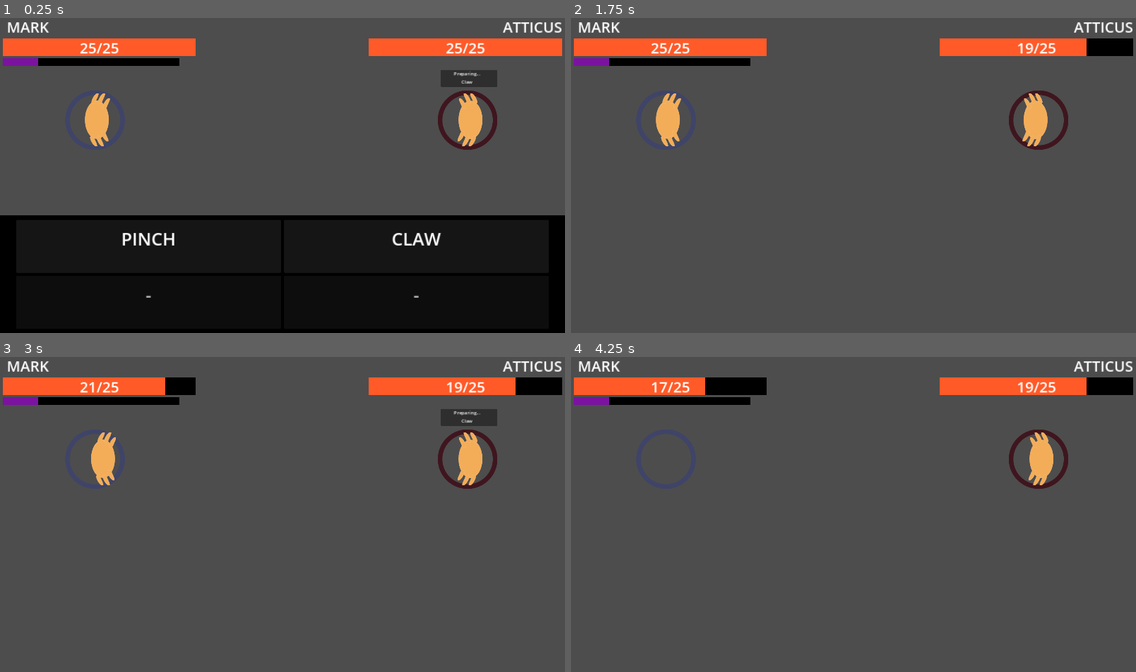
Above: before the commit, frames 1-4 (two rows, left to right).
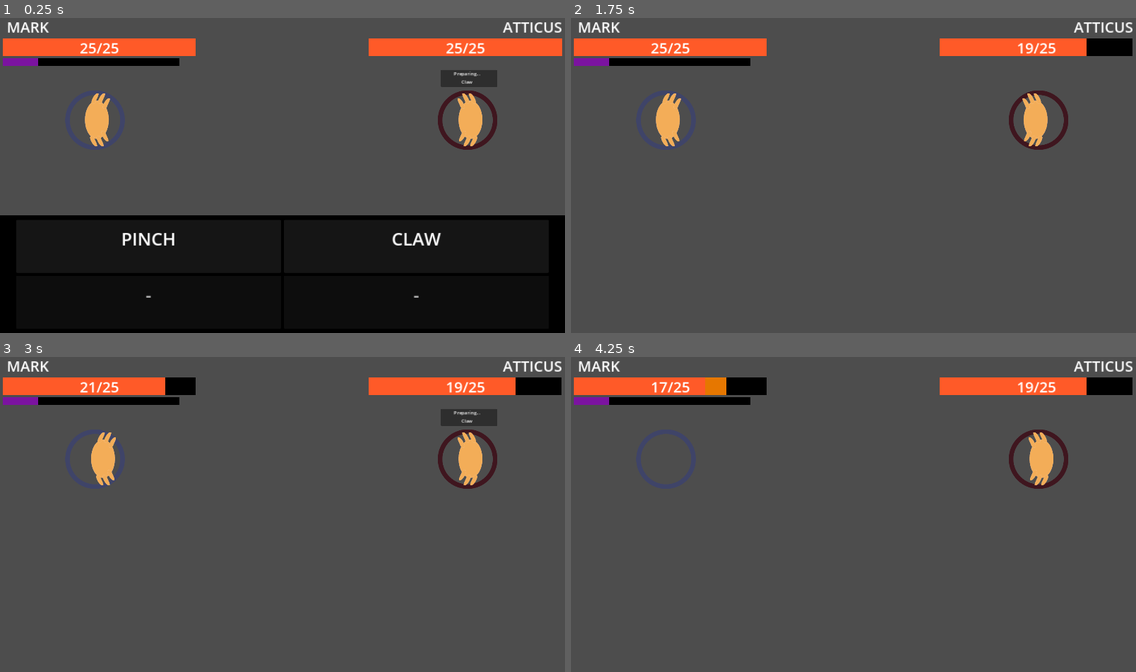
Above: after the commit, the same moments.

Repository: mathew-tran/theanajam24
Game: Godot game, scene res://Levels/Main.tscn
Two runs of this game, one before a commit and one after it. Both use one fixed random seed, a clock stepped at 60 frames per second and the inputs below.
Inputs (mouse positions are in pixels of both pictures, inside the frame that each line leads up to):
- Up to frame 1 (0.25 s): no input
- Up to frame 2 (1.75 s): click (717, 247) at 0.52 s; move the mouse to (977, 159) at 1.27 s; click (977, 159) at 1.35 s
- Up to frame 3 (3 s): move the mouse to (169, 530) at 2.02 s; click (169, 530) at 2.1 s; click (146, 586) at 2.77 s
- Up to frame 4 (4.25 s): move the mouse to (910, 445) at 3.52 s; click (910, 445) at 3.6 s

The runs differ from the first frame. In frame 1, 0.1% of the frame differs, in the area x 81-85%, y 23-41%; in frame 2, 0.1%; in frame 3, 0.1%; in frame 4, 0.3%, in the area x 23-100%, y 6-41%.

Commit message:
animate healthbar

Diff:
--- a/Levels/Main.tscn
+++ b/Levels/Main.tscn
@@ -29,7 +29,6 @@
 
 [node name="Crab" parent="BattleManager/EnemyCircle" instance=ExtResource("1_v801o")]
 position = Vector2(8, -1)
-scale = Vector2(-1, -1)
 Name = "Atticus"
 Moves = Array[Resource("res://Scripts/DataStructures/CrabMove.gd")]([ExtResource("6_4ip8s"), ExtResource("6_4ip8s"), ExtResource("6_4ip8s"), ExtResource("6_4ip8s")])
 
--- a/Prefabs/UI/HealthBar.tscn
+++ b/Prefabs/UI/HealthBar.tscn
@@ -1,12 +1,24 @@
-[gd_scene load_steps=6 format=3 uid="uid://dnmp2ytlrmlbd"]
+[gd_scene load_steps=10 format=3 uid="uid://dnmp2ytlrmlbd"]
 
 [ext_resource type="Script" path="res://Scripts/UI/HealthBarUI.gd" id="1_fagoq"]
 
 [sub_resource type="StyleBoxFlat" id="StyleBoxFlat_5tju7"]
-bg_color = Color(0, 0, 0, 1)
+bg_color = Color(0, 0, 0, 0)
 
 [sub_resource type="StyleBoxFlat" id="StyleBoxFlat_7alqn"]
 bg_color = Color(1, 0.353301, 0.155795, 1)
+
+[sub_resource type="StyleBoxFlat" id="StyleBoxFlat_e5yfb"]
+bg_color = Color(0, 0, 0, 1)
+
+[sub_resource type="StyleBoxFlat" id="StyleBoxFlat_newo8"]
+bg_color = Color(0.6, 0.6, 0.6, 0)
+
+[sub_resource type="StyleBoxFlat" id="StyleBoxFlat_hlvvi"]
+bg_color = Color(0.6, 0.6, 0.6, 0)
+
+[sub_resource type="StyleBoxFlat" id="StyleBoxFlat_rueoc"]
+bg_color = Color(0.900494, 0.466627, 0, 1)
 
 [sub_resource type="StyleBoxFlat" id="StyleBoxFlat_k67vw"]
 bg_color = Color(0, 0, 0, 1)
@@ -22,9 +34,29 @@
 offset_bottom = 70.0
 theme_override_styles/background = SubResource("StyleBoxFlat_5tju7")
 theme_override_styles/fill = SubResource("StyleBoxFlat_7alqn")
-value = 10.0
+value = 60.0
 show_percentage = false
 script = ExtResource("1_fagoq")
+
+[node name="BGBar" type="ProgressBar" parent="."]
+show_behind_parent = true
+layout_mode = 0
+offset_right = 655.0
+offset_bottom = 59.0
+theme_override_styles/background = SubResource("StyleBoxFlat_e5yfb")
+theme_override_styles/fill = SubResource("StyleBoxFlat_newo8")
+value = 100.0
+show_percentage = false
+
+[node name="DiffBar" type="ProgressBar" parent="."]
+show_behind_parent = true
+layout_mode = 0
+offset_right = 655.0
+offset_bottom = 60.0
+theme_override_styles/background = SubResource("StyleBoxFlat_hlvvi")
+theme_override_styles/fill = SubResource("StyleBoxFlat_rueoc")
+value = 70.0
+show_percentage = false
 
 [node name="Health" type="Label" parent="."]
 custom_minimum_size = Vector2(300, 60)
--- a/Scripts/Autoload/Helper.gd
+++ b/Scripts/Autoload/Helper.gd
@@ -21,3 +21,14 @@
 		crabMove.PerformMove(target)
 	else:
 		EventManager.InjectBattleLog.emit(crabUnit.Name + "'s move has missed!")
+
+func IsRoundOver():
+	var activePlayer = GetActivePlayer()
+	var activeEnemy = GetActiveEnemy()
+
+	if activePlayer and activePlayer.Health.IsAlive() == false:
+		return true
+	if activeEnemy and activeEnemy.Health.IsAlive() == false:
+		return true
+
+	return false
--- a/Scripts/CrabUnit.gd
+++ b/Scripts/CrabUnit.gd
@@ -49,8 +49,11 @@
 		await tween.finished
 
 func AnimCrabDead():
+	var rotationTarget = -90
+	if bIsEnemy:
+		rotationTarget = 90
 	var tween = get_tree().create_tween()
-	tween.tween_property(self, "rotation_degrees", -90, .1)
+	tween.tween_property(self, "rotation_degrees", rotationTarget, .1)
 	tween.tween_property(self, "position:y", position.y + 10, .1)
 	await tween.finished
 	tween = get_tree().create_tween()
--- a/Scripts/EnemyAI.gd
+++ b/Scripts/EnemyAI.gd
@@ -9,6 +9,7 @@
 func OnStartEnemyTurn():
 	var enemy = Helper.GetActiveEnemy()
 	enemy.bIsEnemy = true
+	enemy.flip_h = true
 	if enemy.Health.IsAlive() == false:
 		EventManager.EnemyTelegraphAbility.emit(null)
 		return
--- a/Scripts/UI/HealthBarUI.gd
+++ b/Scripts/UI/HealthBarUI.gd
@@ -11,6 +11,7 @@
 
 var LastCrab : CrabUnit
 
+var LastHealth = 0
 func _ready():
 	$EXPBar.visible = bShowEXPBar
 
@@ -25,6 +26,8 @@
 	crab.Health.OnDeath.connect(OnDeath)
 	crab.Health.OnHeal.connect(OnHeal)
 	crab.Health.OnTakeDamage.connect(OnTakeDamage)
+	LastHealth = crab.Health.Amount
+	$DiffBar.value = LastHealth
 
 	LastCrab = crab
 	print("Setup UI for " + crab.Name + "for " + str(get_path()))
@@ -41,12 +44,17 @@
 func OnHeal(healthComponent):
 	Update(healthComponent)
 
-func OnTakeDamage(healthComponent):
+func OnTakeDamage(healthComponent : HealthComponent):
 	Update(healthComponent)
+	var tween = get_tree().create_tween()
+	tween.tween_property($DiffBar,  "value", healthComponent.Amount, .3).set_trans(Tween.TRANS_QUAD)
+
 
 
 func OnDeath(healthComponent):
 	Update(healthComponent)
+	var tween = get_tree().create_tween()
+	tween.tween_property($DiffBar,  "value", healthComponent.Amount, .5).set_trans(Tween.TRANS_QUAD)
 
 
 func Update(healthComponent : HealthComponent):
@@ -56,5 +64,6 @@
 		else:
 			HealthLabel.text = "DEAD"
 		max_value = healthComponent.MaxHealth
+		$DiffBar.max_value = healthComponent.MaxHealth
 		value = healthComponent.Amount
 		print(LastCrab.Name + " update")
--- a/Scripts/UI/MovePanel.gd
+++ b/Scripts/UI/MovePanel.gd
@@ -32,4 +32,6 @@
 	visible = false
 
 func OnEnemyTelegraphAbility(_abil : CrabMove):
+	if Helper.IsRoundOver():
+		return
 	visible = true
